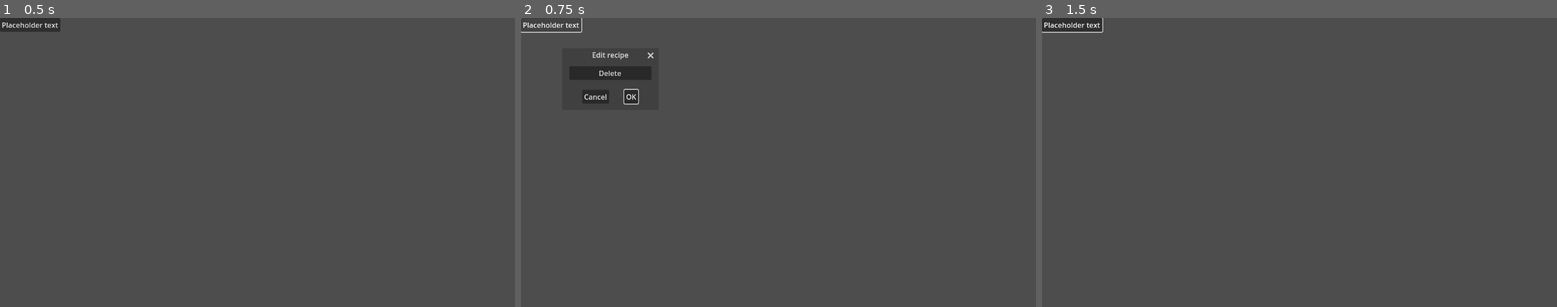
Above: before the commit, frames 1-3 (left to right).
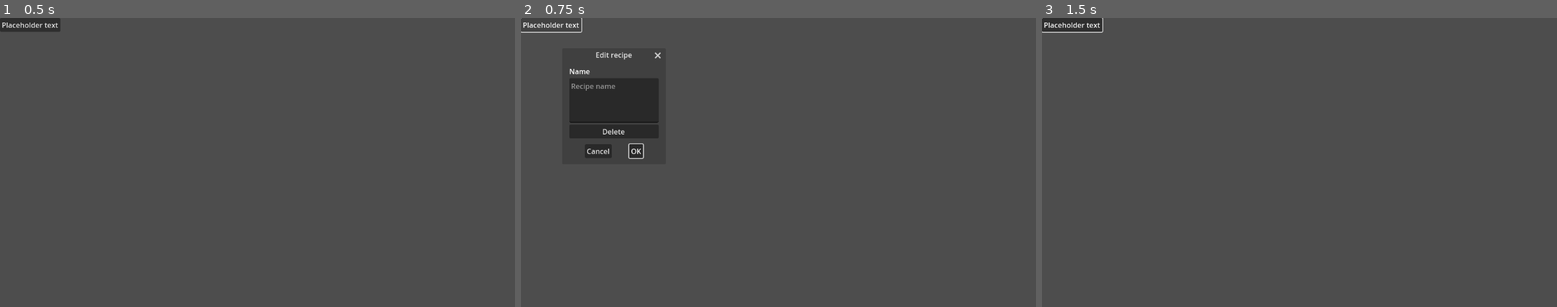
Above: after the commit, the same moments.

Repository: RWHurra/Recipe-price-calculator
Game: Godot game, scene res://recipe_button.tscn
The game is run twice, just before and just after one commit, with the same random seed, the same clock (stepped at 60 frames per second) and the same inputs. This scene is started directly instead of the project's main scene.
Inputs:
- Up to frame 1 (0.5 s): no input
- Up to frame 2 (0.75 s): click "Placeholder text" at 0.5 s
- Up to frame 3 (1.5 s): click "OK" at 1.25 s

Frame 1 is identical in both runs. In frame 2, 2.4% of the frame differs, in the area x 9-28%, y 11-49%; in frame 3, nothing differs.
Error after the commit: Invalid access to property or key 'name' on a base object of type 'Nil'. (res://edit_recipe_dialog.gd:21)

Commit message:
Feature to delete recipe, started edit recipe

Diff:
--- /dev/null
+++ b/edit_recipe_dialog.gd
@@ -0,0 +1,39 @@
+extends ConfirmationDialog
+
+@onready var main = get_tree().get_current_scene()
+@onready var linked_recipe
+@onready var linked_button
+@onready var edit_recipe_item_container_scene = preload("res://edit_recipe_item_container.tscn")
+@onready var vertical_box = $VBoxContainer
+@onready var recipe_name = $VBoxContainer/Name
+
+func set_recipe(value):
+	linked_recipe = value
+
+func get_recipe():
+	return linked_recipe
+
+func set_button(value):
+	linked_button = value
+
+func set_values(recipe):
+	print("IN SET VALUES")
+	print(recipe, recipe.name)
+	print("name: ", recipe.get("recipe_name"))
+	recipe_name.set_text(recipe.get("recipe_name"))
+	var items = recipe.get_items()
+	var quantities = recipe.get_quantities()
+	var counter = 0
+	for item in items:
+		var edit_recipe_item_container_instance = edit_recipe_item_container_scene.instantiate()
+		vertical_box.add_child(edit_recipe_item_container_instance)
+		edit_recipe_item_container_instance.set_name(item.get("item_name"))
+		edit_recipe_item_container_instance.set_quantity(quantities[counter])
+		edit_recipe_item_container_instance.set_unit(item.get("unit"))
+		counter = counter + 1
+
+
+func _on_delete_pressed():
+	main.delete_recipe(linked_recipe)
+	linked_recipe.queue_free()
+	linked_button.queue_free()
--- a/edit_recipe_dialog.tscn
+++ b/edit_recipe_dialog.tscn
@@ -1,16 +1,31 @@
-[gd_scene format=3 uid="uid://dwes6dmv40qa3"]
+[gd_scene load_steps=2 format=3 uid="uid://dwes6dmv40qa3"]
+
+[ext_resource type="Script" path="res://edit_recipe_dialog.gd" id="1_anle0"]
 
 [node name="Edit recipe dialog" type="ConfirmationDialog"]
 title = "Edit recipe"
 position = Vector2i(100, 100)
+size = Vector2i(216, 222)
 visible = true
+script = ExtResource("1_anle0")
 
 [node name="VBoxContainer" type="VBoxContainer" parent="."]
 offset_left = 8.0
 offset_top = 8.0
-offset_right = 192.0
-offset_bottom = 51.0
+offset_right = 208.0
+offset_bottom = 173.0
+
+[node name="Name label" type="Label" parent="VBoxContainer"]
+layout_mode = 2
+text = "Name"
+
+[node name="Name" type="TextEdit" parent="VBoxContainer"]
+custom_minimum_size = Vector2(200, 100)
+layout_mode = 2
+placeholder_text = "Recipe name"
 
 [node name="Delete" type="Button" parent="VBoxContainer"]
 layout_mode = 2
 text = "Delete"
+
+[connection signal="pressed" from="VBoxContainer/Delete" to="." method="_on_delete_pressed"]
--- /dev/null
+++ b/edit_recipe_item_container.gd
@@ -0,0 +1,14 @@
+extends HBoxContainer
+
+@onready var item_name = $Name
+@onready var quantity = $Quantity
+@onready var unit = $Unit
+
+func set_name(value):
+	item_name.set_text(value)
+
+func set_quantity(value):
+	quantity.set_text(value)
+
+func set_unit(value):
+	unit.set_text(value)
--- /dev/null
+++ b/edit_recipe_item_container.tscn
@@ -0,0 +1,23 @@
+[gd_scene load_steps=2 format=3 uid="uid://bv5plr6avccer"]
+
+[ext_resource type="Script" path="res://edit_recipe_item_container.gd" id="1_2e4cx"]
+
+[node name="Edit recipe item container" type="HBoxContainer"]
+offset_right = 40.0
+offset_bottom = 40.0
+script = ExtResource("1_2e4cx")
+
+[node name="Name" type="TextEdit" parent="."]
+custom_minimum_size = Vector2(100, 50)
+layout_mode = 2
+placeholder_text = "Item name"
+
+[node name="Quantity" type="TextEdit" parent="."]
+custom_minimum_size = Vector2(100, 50)
+layout_mode = 2
+placeholder_text = "Item quantity"
+
+[node name="Unit" type="TextEdit" parent="."]
+custom_minimum_size = Vector2(100, 50)
+layout_mode = 2
+placeholder_text = "Item unit"
--- a/recipe.gd
+++ b/recipe.gd
@@ -15,6 +15,12 @@
 	set(value):
 		linked_button = value
 
+func get_items():
+	return recipe_items
+
+func get_quantities():
+	return recipe_quantities
+
 func add_item(item, quantity):
 	print("in 'add_item' recipe")
 	print("recipe_items: ", recipe_items)
--- a/recipe_button.gd
+++ b/recipe_button.gd
@@ -12,7 +12,9 @@
 func get_recipe():
 	return linked_recipe
 
-
 func _on_pressed():
 	var edit_recipe_dialog_instance = edit_recipe_dialog_scene.instantiate()
 	add_child(edit_recipe_dialog_instance)
+	edit_recipe_dialog_instance.set_button(self)
+	edit_recipe_dialog_instance.set_recipe(get_recipe())
+	edit_recipe_dialog_instance.set_values(get_recipe())
Not shown, added: export_presets.cfg
